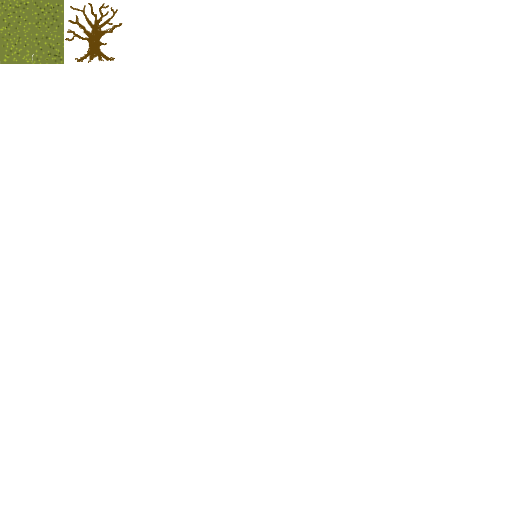
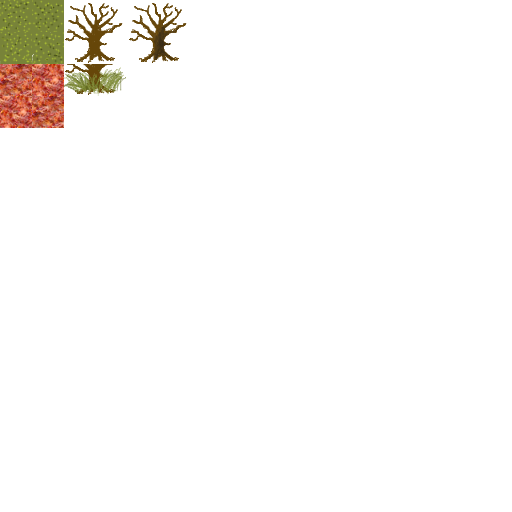
Two versions of the same layered image (512 × 512). Layer-by-layer changes:
added group "Baum" with 8 layers over (0, 3, 187, 128)
added layer "Baumganzschatten.png" in group "Baum" over (129, 3, 187, 63)
added layer "baumplusbuschreun.png" in group "Baum" over (96, 64, 126, 96)
added layer "baumplusbuschliun.png" in group "Baum" over (64, 64, 96, 95)
added layer "waldboliun.png" in group "Baum" over (0, 64, 64, 128)
